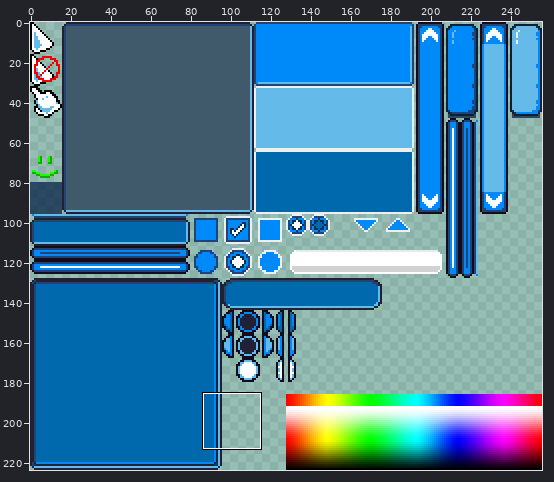
Two versions of one sprite sheet, Iguina.Demo/Assets/DefaultTheme/Textures/UI.png. The picture above shows the old version from afar; the outline marks the close-up.
Close-up. Before the edit:
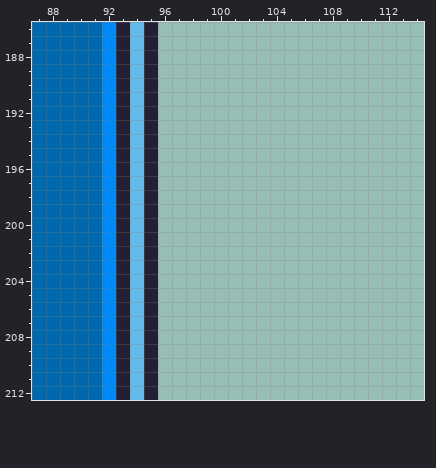
The file is 256x224 pixels. Shown: x 87..114, y 186..212.
Now the later version:
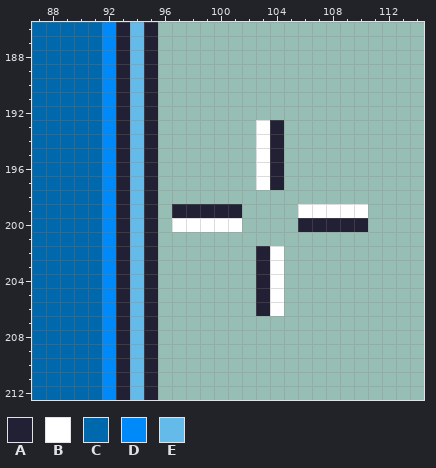
Palette (. is transparent): A #222034  B #ffffff  C #0068ac  D #0089f8  E #64bbe9
The edit:
@@ x 95..112 @@
 192 A.................
-193 A.................
-194 A.................
-195 A.................
-196 A.................
-197 A.................
+193 A.......BA........
+194 A.......BA........
+195 A.......BA........
+196 A.......BA........
+197 A.......BA........
 198 A.................
-199 A.................
-200 A.................
+199 A.AAAAA....BBBBB..
+200 A.BBBBB....AAAAA..
 201 A.................
-202 A.................
-203 A.................
-204 A.................
-205 A.................
-206 A.................
+202 A.......AB........
+203 A.......AB........
+204 A.......AB........
+205 A.......AB........
+206 A.......AB........
 207 A.................
Where, in picture pixels (left, top, right, bottom), the same in both close-ups:
added: (172, 120, 368, 316)
